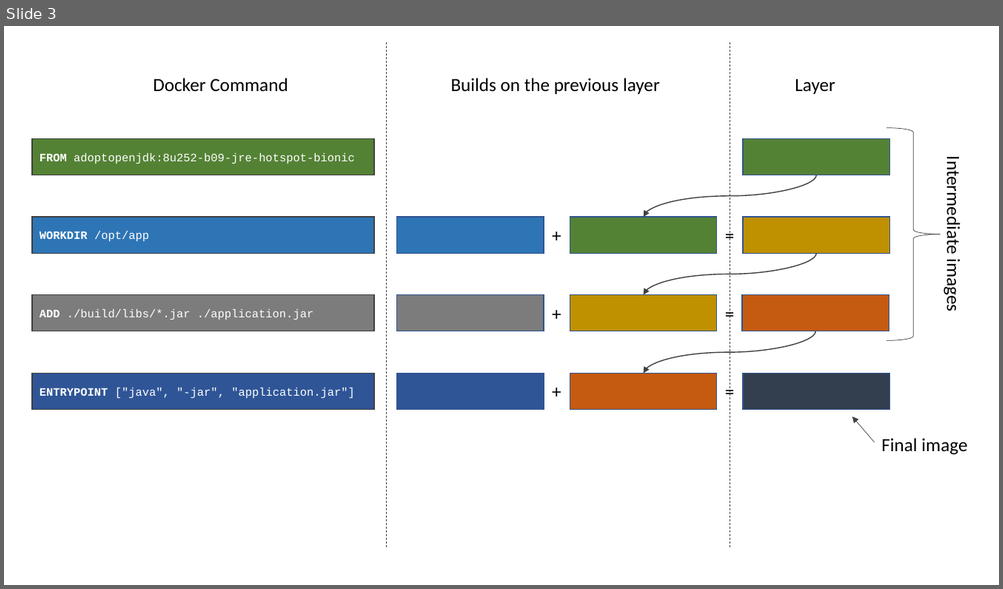
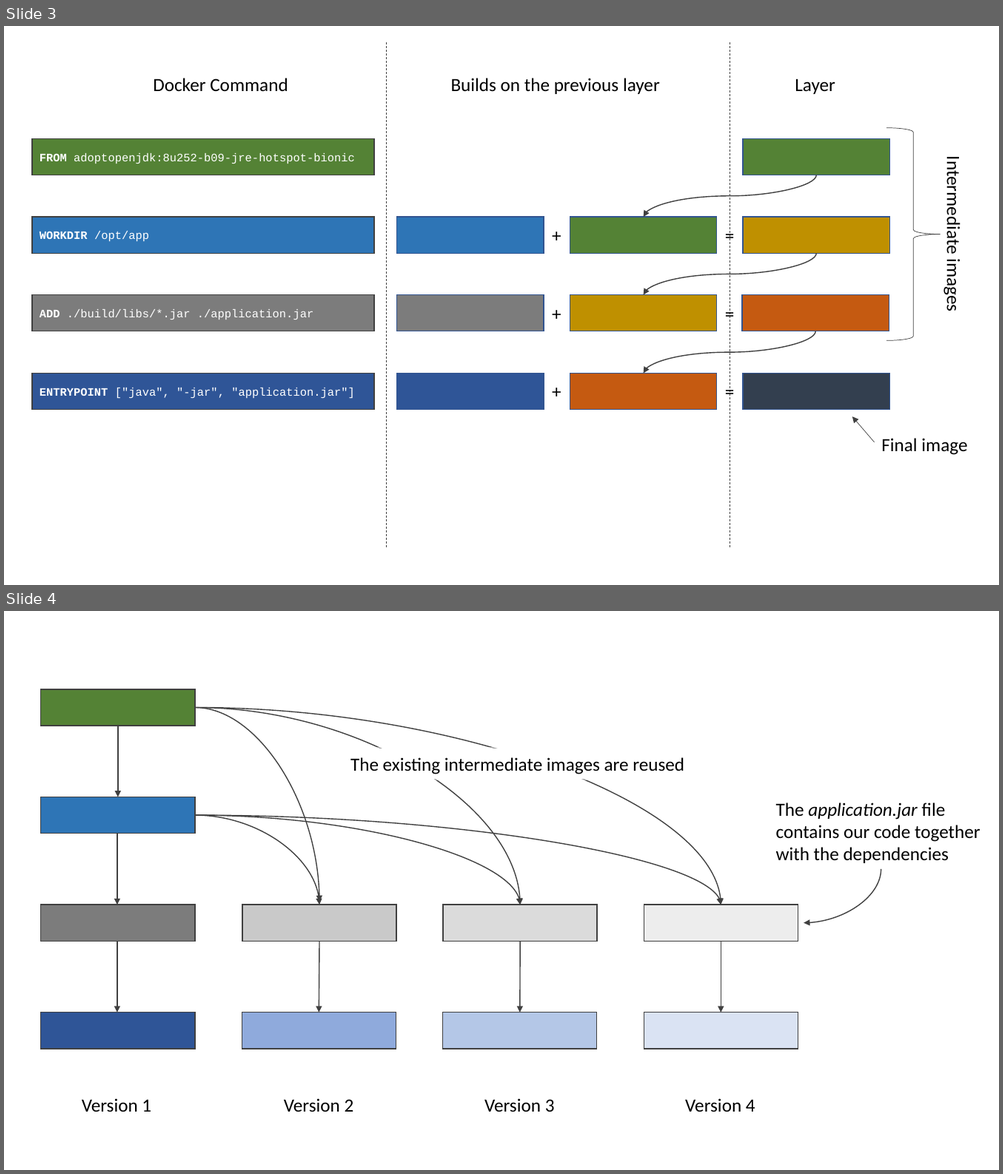
Before and after one commit to albertattard/presentation-layered-jar, a slide deck: assets/images/Images.pptx. Shown one above the other, each under a label of ours: slide 3 before the commit, slides 3 and 4 after it. The pictures are 1003x589 and 1003x1174 pixels, drawn with LibreOffice and Linux fonts; fonts in the diff are those of the drawing. Boxes give left, top, right and bottom in pixels: in the first picture for what was removed or moved away, otherwise in the second. Text is boxed around its words. In the diff, an @@ line names an element or a change of style, - is before the commit and + after.

Commit message:
Update presentation...

```diff
--- a/assets/images/Images.pptx
+++ b/assets/images/Images.pptx
@@ slide 4 added at [4,611,999,1170], background #FFFFFF @@
@@ rectangle added at [40,689,194,726], fill #548235, outline #404040 1 pt @@
@@ curved arrow added from (195, 707) to (319, 902), #404040 1 pt @@
@@ curved arrow added from (195, 707) to (521, 905), #404040 1 pt @@
@@ curved arrow added from (195, 707) to (721, 905), #404040 1 pt @@
@@ arrow added from (118, 726) to (118, 797), #404040 1 pt @@
@@ rectangle added at [344,749,697,779], fill #FFFFFF, outline #FFFFFF 3 pt, 18 pt, text #000000 @@
+The existing intermediate images are reused
@@ rectangle added at [40,797,194,834], fill #2E75B6, outline #404040 1 pt @@
@@ text added at [776,803,979,863], 18 pt, text #000000 @@
+The application.jar file contains our code together with the dependencies
@@ curved arrow added from (195, 815) to (319, 905), #404040 1 pt @@
@@ curved arrow added from (195, 815) to (521, 905), #404040 1 pt @@
@@ curved arrow added from (195, 815) to (721, 905), #404040 1 pt @@
@@ arrow added from (117, 833) to (117, 905), #404040 1 pt @@
@@ curved arrow added from (881, 869) to (804, 923), #404040 1 pt @@
@@ rectangle added at [40,905,194,942], fill #7C7C7C, outline #404040 1 pt @@
@@ rectangle added at [242,905,395,942], fill #C9C9C9, outline #404040 1 pt @@
@@ rectangle added at [443,905,597,942], fill #DBDBDB, outline #404040 1 pt @@
@@ rectangle added at [643,905,797,942], fill #EDEDED, outline #404040 1 pt @@
@@ arrow added from (117, 942) to (117, 1012), #404040 1 pt @@
@@ arrow added from (319, 942) to (318, 1012), #404040 1 pt @@
@@ arrow added from (521, 942) to (520, 1012), #404040 1 pt @@
@@ arrow added from (721, 942) to (721, 1012), #404040 1 pt @@
@@ rectangle added at [40,1012,194,1049], fill #2F5597, outline #404040 1 pt @@
@@ rectangle added at [242,1012,395,1049], fill #8FAADC, outline #404040 1 pt @@
@@ rectangle added at [443,1012,597,1049], fill #B4C7E7, outline #404040 1 pt @@
@@ rectangle added at [643,1012,797,1049], fill #DAE3F3, outline #404040 1 pt @@
@@ text added at [82,1099,151,1113], 18 pt, text #000000 @@
+Version 1
@@ text added at [284,1099,354,1113], 18 pt, text #000000 @@
+Version 2
@@ text added at [484,1099,555,1113], 18 pt, text #000000 @@
+Version 3
@@ text added at [685,1099,755,1113], 18 pt, text #000000 @@
+Version 4
```
Also in this commit, not shown: 1 other slide added, 1 other file.
